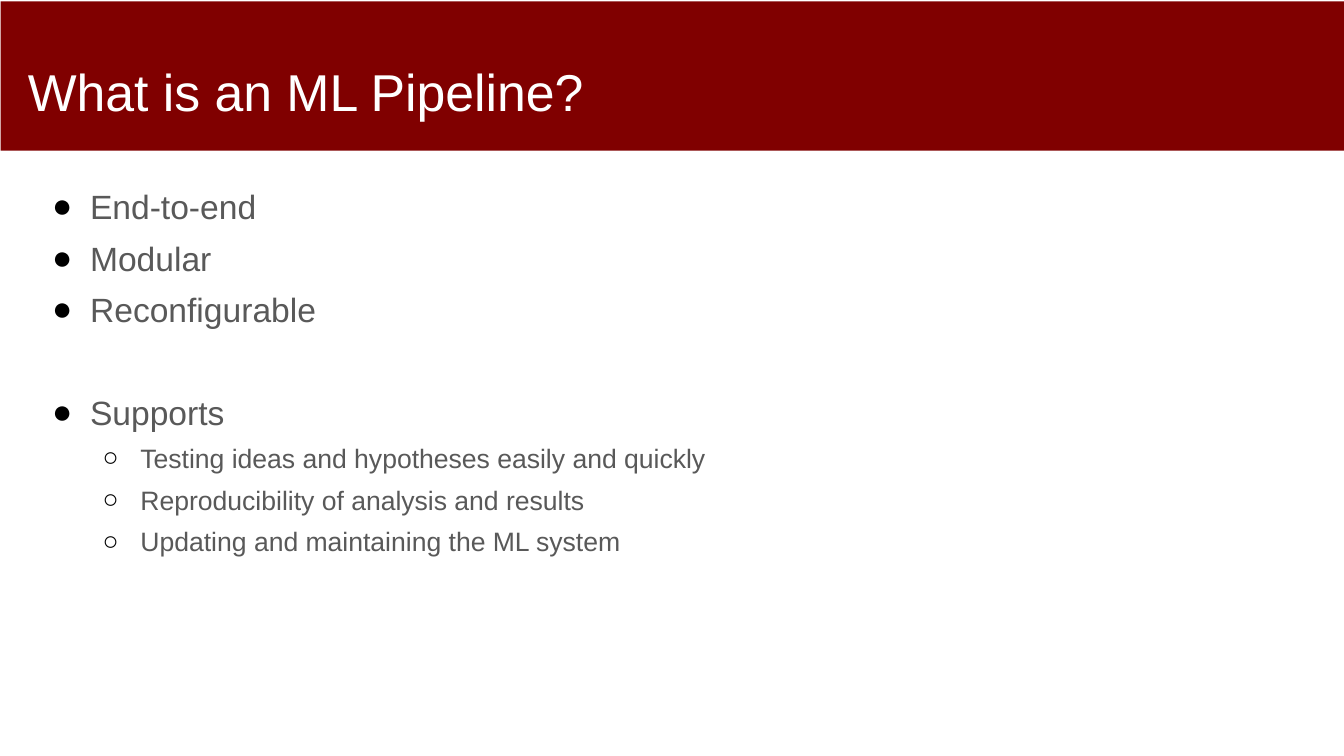
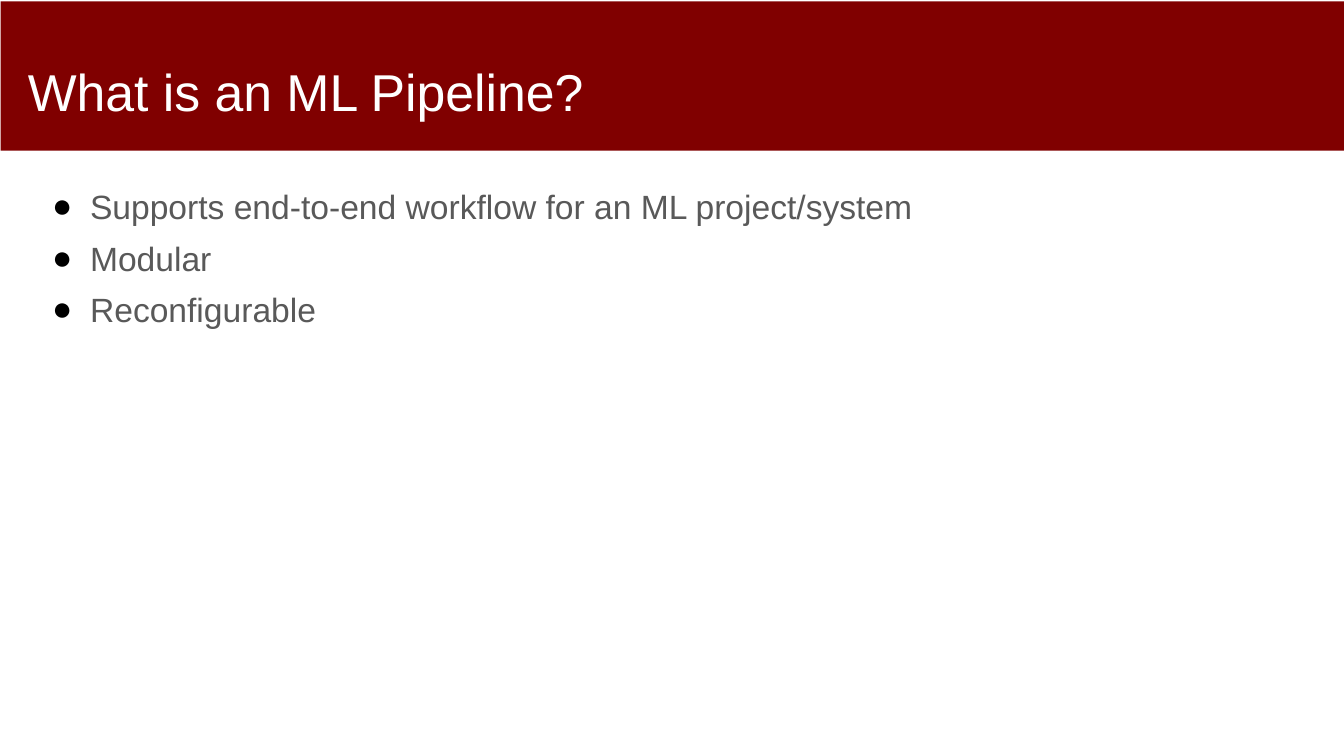
Before and after one commit to dssg/mlforpublicpolicylab, a slide deck: slide 4 of 04 - Machine Learning Pipelines/Machine-Learning-Pipelines.pptx. Drawn at 1344x756 pixels with LibreOffice and Linux fonts; fonts in the diff are those of the drawing. Boxes give left, top, right and bottom in pixels: in the first picture for what was removed or moved away, otherwise in the second. Text is boxed around its words. In the diff, an @@ line names an element or a change of style, - is before the commit and + after.

Commit message:
updated pipelines

```diff
--- a/04 - Machine Learning Pipelines/Machine-Learning-Pipelines.pptx
+++ b/04 - Machine Learning Pipelines/Machine-Learning-Pipelines.pptx
@@ text at box(90, 194, 913, 226): text changed @@
-● End-to-end
+● Supports end-to-end workflow for an ML project/system
@@ text at box(90, 401, 705, 557): paragraphs removed @@
-● Supports
-  ○ Testing ideas and hypotheses easily and quickly
-  ○ Reproducibility of analysis and results
-  ○ Updating and maintaining the ML system
```
Also in this commit, not shown: 2 other slides changed, 1 slide added, 1 slide removed.
